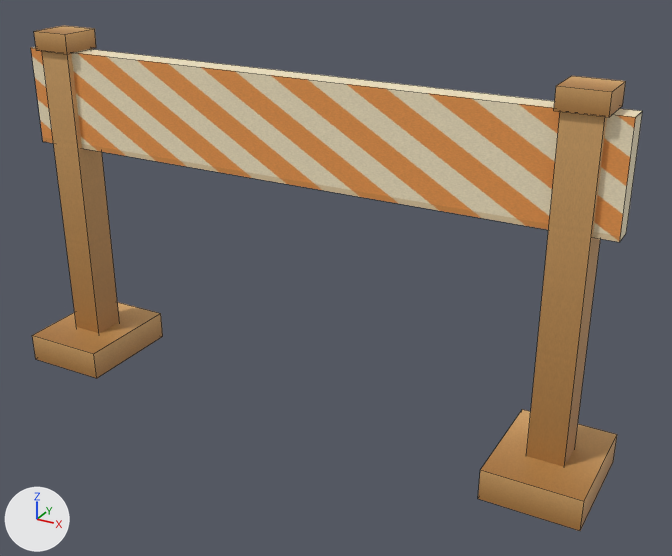
One commit to the FBX model Assets/Art/Generated/Prop_Barrier.fbx: the scene before it, then after it.
Both versions are drawn from a 50 mm camera at (1.149, -1.869, 1.34) aimed at (0.11, 0.021, 0.395). The axes (+X, +Y, +Z) are drawn at lower left. The lights are the same throughout. The picture after the commit comes second. Mesh edges are drawn as thin lines.

Script lines for the objects in view, before the commit:
```python
me_prop_barrier = bpy.data.meshes.new('Prop_Barrier')
me_prop_barrier.from_pydata(...)  # a box spanning x -0.8..0.8, y -0.03..0.03, z 0.64..0.9; a box spanning x -0.75..-0.65, y -0.05..0.05, z 0.0..0.9; a box spanning x 0.65..0.75, y -0.05..0.05, z 0.0..0.9; a box spanning x -0.82..-0.58, y -0.15..0.15, z 0.0..0.08; a box spanning x 0.58..0.82, y -0.15..0.15, z 0.0..0.08; a box spanning x -0.75..-0.64, y -0.05..0.05, z 0.9..0.95; a box spanning x 0.64..0.75, y -0.05..0.05, z 0.9..0.95
me_prop_barrier.materials.append(mat_m_prop_barrier)  # picture img_prop_barrier_512_png
ob_prop_barrier = bpy.data.objects.new('Prop_Barrier', me_prop_barrier)
ob_prop_barrier.location = (0.0, 0.0, 0.0)
```
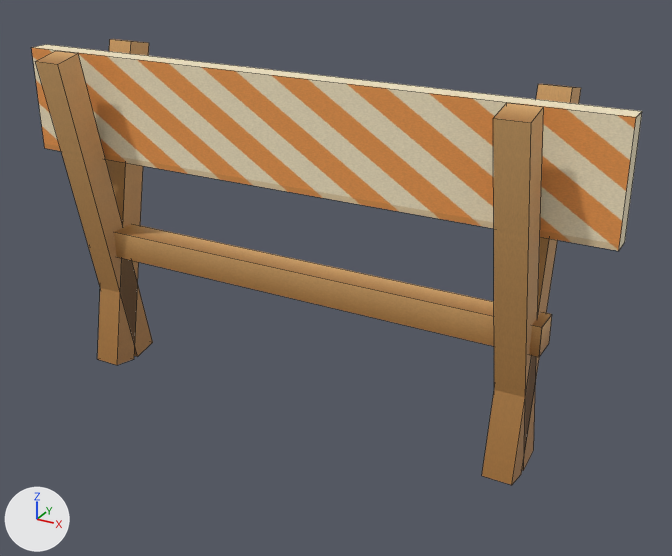
Scene script edits in JSON lines:
```json
{"block": "me_prop_barrier", "where": "# used by ob_prop_barrier; location = (0.0, 0.0, 0.0)"}
{"op": "remove", "block": "me_prop_barrier", "code": "me_prop_barrier.from_pydata(...)  # 56 vertices, 42 faces; spans x -0.82..0.82, y -0.15..0.15, z 0.0..0.95"}
{"op": "add", "block": "me_prop_barrier", "code": "me_prop_barrier.from_pydata(...)  # 48 vertices, 36 faces; spans x -0.8..0.8, y -0.17..0.17, z 0.0..0.92"}
{"block": "me_prop_barrier", "change": "me_prop_barrier part 1: a new loose piece, a box spanning x -0.66..0.66, y -0.038..0.038, z 0.34..0.415, in mat_m_prop_barrier (picture img_prop_barrier_512_png)"}
{"block": "me_prop_barrier", "change": "me_prop_barrier part 2: the loose piece of 8 vertices spanning x -0.75..-0.65, y -0.05..0.05, z 0.0..0.9 is turned -11.5 degrees about the x axis through its middle and scaled by 1.02, then moved by (0.1, 0.05, 0.01)"}
{"block": "me_prop_barrier", "change": "me_prop_barrier part 3: the loose piece of 8 vertices spanning x 0.65..0.75, y -0.05..0.05, z 0.0..0.9 is turned 11.5 degrees about the x axis through its middle and scaled by 1.02, then moved by (-1.3, -0.05, 0.01)"}
{"block": "me_prop_barrier", "change": "me_prop_barrier part 4: the loose piece of 8 vertices spanning x 0.65..0.75, y -0.05..0.05, z 0.0..0.9 is copied, and the copy is turned -11.5 degrees about the x axis through its middle and scaled by 1.02, then moved by (-0.1, 0.05, 0.01); it spans x 0.56..0.64, y -0.08..0.17, z 0.0..0.92"}
{"block": "me_prop_barrier", "change": "me_prop_barrier part 5: the loose piece of 8 vertices spanning x 0.65..0.75, y -0.05..0.05, z 0.0..0.9 is copied, and the copy is turned 11.5 degrees about the x axis through its middle and scaled by 1.02, then moved by (-0.1, -0.05, 0.01); it spans x 0.56..0.64, y -0.17..0.08, z 0.0..0.92"}
{"block": "me_prop_barrier", "change": "me_prop_barrier part 6: the loose piece of 8 vertices spanning x 0.58..0.82, y -0.15..0.15, z 0.0..0.08 is deleted"}
{"block": "me_prop_barrier", "change": "me_prop_barrier part 7: the loose piece of 8 vertices spanning x -0.75..-0.64, y -0.05..0.05, z 0.9..0.95 is deleted"}
{"block": "me_prop_barrier", "change": "me_prop_barrier part 8: the loose piece of 8 vertices spanning x 0.64..0.75, y -0.05..0.05, z 0.9..0.95 is deleted"}
{"block": "me_prop_barrier", "change": "me_prop_barrier part 9: the loose piece of 8 vertices spanning x -0.82..-0.58, y -0.15..0.15, z 0.0..0.08 is deleted"}
{"block": "me_prop_barrier", "change": "me_prop_barrier part 10"}
{"block": "me_prop_barrier", "change": "4 vertices are removed from x -0.8..0.8, y -0.03..0.03, z 0.64"}
{"block": "me_prop_barrier", "change": "5 faces are deleted"}
{"block": "me_prop_barrier", "change": "4 vertices are added at (-0.8, -0.03, 0.62), (0.8, -0.03, 0.62), (-0.8, 0.03, 0.62), (0.8, 0.03, 0.62)"}
{"block": "me_prop_barrier", "change": "5 new faces join them"}
```

Location of each change, (x1, y1, x2, y2) in pixels of the pictures (672 x 556 px; the box of a moved part takes in the faces that stretch with it):
```json
{"object": "Prop_Barrier", "change": "reshaped", "before": [31, 25, 643, 531], "after": [32, 39, 642, 485], "on screen": "12% shorter"}
{"part": 1, "of": "me_prop_barrier", "change": "added", "after": [114, 224, 552, 357], "on screen": "brown"}
{"part": 2, "of": "me_prop_barrier", "change": "moved or reshaped", "before": [42, 51, 119, 333], "after": [97, 39, 149, 365]}
{"part": 3, "of": "me_prop_barrier", "change": "moved or reshaped", "before": [526, 112, 607, 467], "after": [35, 51, 153, 357]}
{"part": 4, "of": "me_prop_barrier", "change": "added", "after": [482, 84, 581, 485]}
{"part": 5, "of": "me_prop_barrier", "change": "added", "after": [493, 103, 544, 471], "on screen": "brown"}
{"part": 6, "of": "me_prop_barrier", "change": "deleted", "before": [478, 409, 617, 531], "on screen": "brown"}
{"part": 7, "of": "me_prop_barrier", "change": "deleted", "before": [34, 25, 96, 54], "on screen": "brown"}
{"part": 8, "of": "me_prop_barrier", "change": "deleted", "before": [554, 76, 626, 117], "on screen": "brown"}
{"part": 9, "of": "me_prop_barrier", "change": "deleted", "before": [32, 302, 163, 378], "on screen": "brown"}
{"part": 10, "of": "me_prop_barrier", "change": "moved or reshaped", "before": [31, 48, 643, 242], "after": [32, 47, 642, 251]}
```
